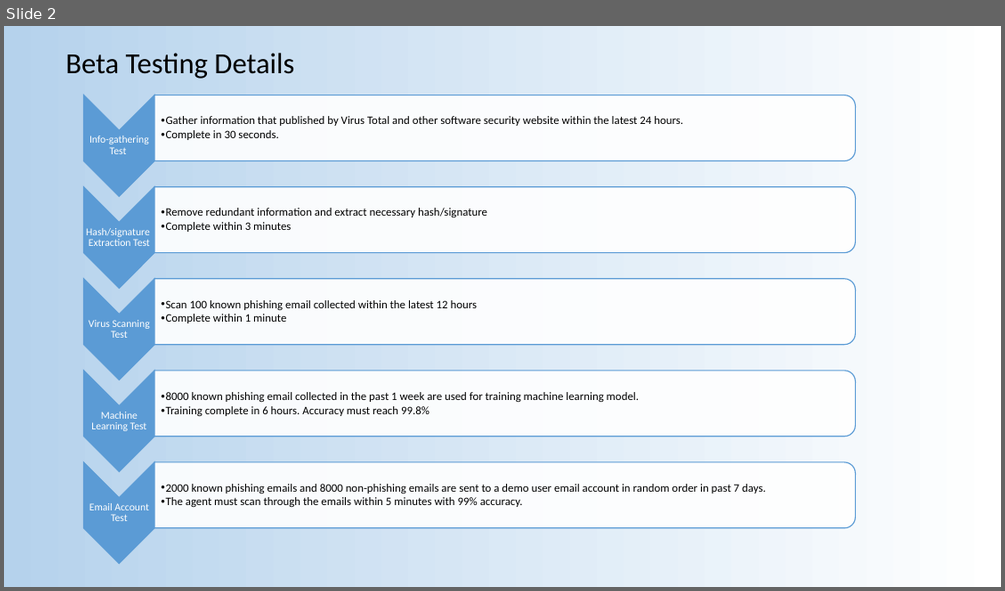
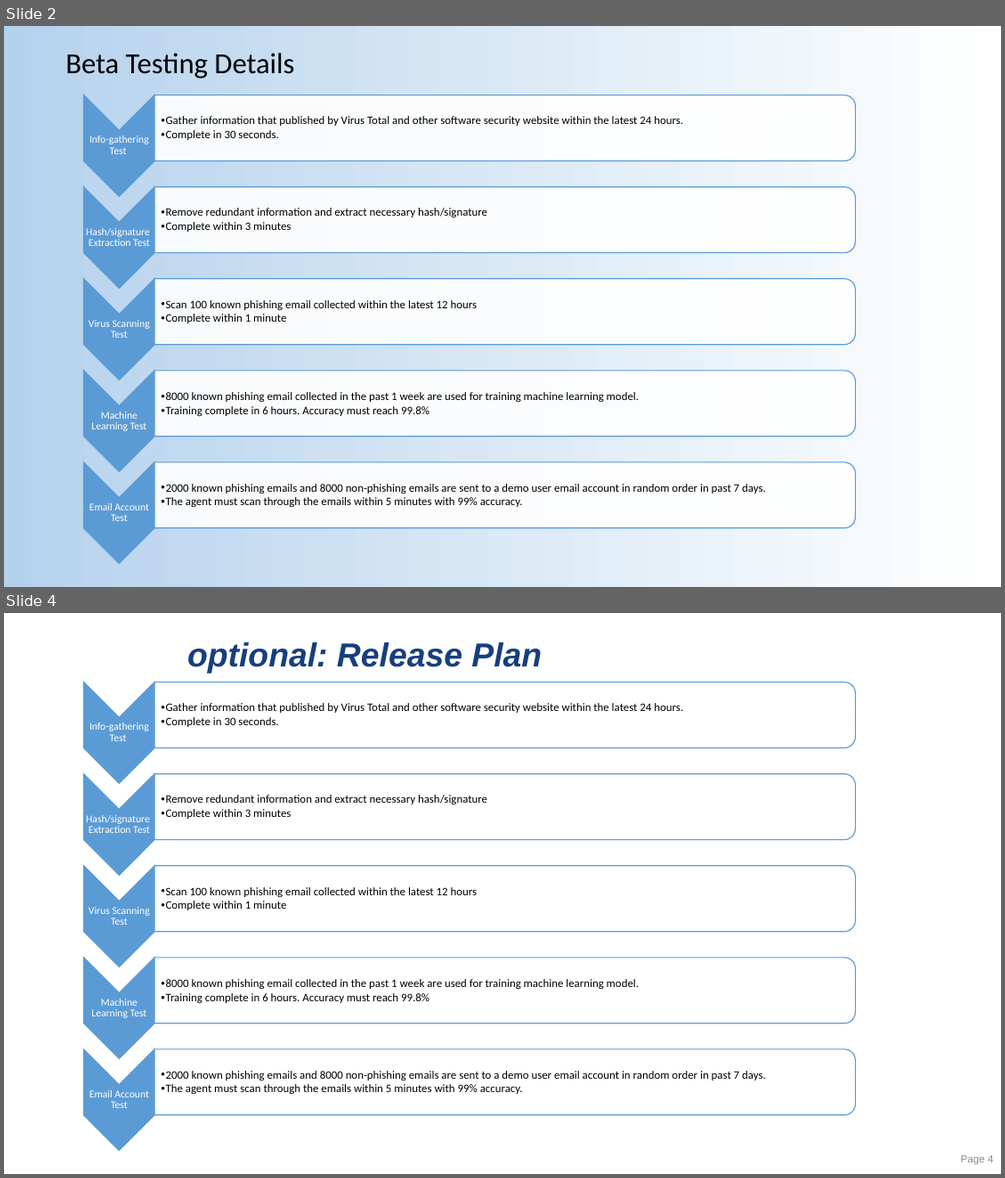
Before and after one commit to optimusium/capstone3, a slide deck: beta testing.pptx. Shown one above the other, each under a label of ours: slide 2 before the commit, slides 2 and 4 after it; the slides between them are not shown. The pictures are 1005x591 and 1005x1178 pixels, drawn with LibreOffice and Linux fonts; fonts in the diff are those of the drawing; background and template pictures are left out. Boxes give left, top, right and bottom in pixels: in the first picture for what was removed or moved away, otherwise in the second. Text is boxed around its words. In the diff, an @@ line names an element or a change of style, - is before the commit and + after.

Commit message:
adding

```diff
--- a/beta testing.pptx
+++ b/beta testing.pptx
@@ slide 4 added at (4, 613, 1001, 1174), background #FFFFFF @@
@@ title added at (187, 642, 542, 673), 32 pt, text #173F7E, bold, italic @@
+optional: Release Plan
@@ group added at (83, 682, 856, 1151): 10 texts, 5 chevrons, 5 round same rects @@
+Info-gathering Test
+  • Gather information that published by Virus Total and other software security website within the latest 24 hours.
+  • Complete in 30 seconds.
+Hash/signature Extraction Test
+  • Remove redundant information and extract necessary hash/signature
+  • Complete within 3 minutes
+Virus Scanning Test
+  • Scan 100 known phishing email collected within the latest 12 hours
+  • Complete within 1 minute
+Machine Learning Test
+  • 8000 known phishing email collected in the past 1 week are used for training machine learning model.
+  • Training complete in 6 hours. Accuracy must reach 99.8%
+Email Account Test
+  • 2000 known phishing emails and 8000 non-phishing emails are sent to a demo user email account in random order in past 7 days.
+  • The agent must scan through the emails within 5 minutes with 99% accuracy.
@@ page number added at (961, 1155, 993, 1165), 10 pt, text #8C8C8C @@
+Page 4
```
Also in this commit, not shown: 1 other slide added.
